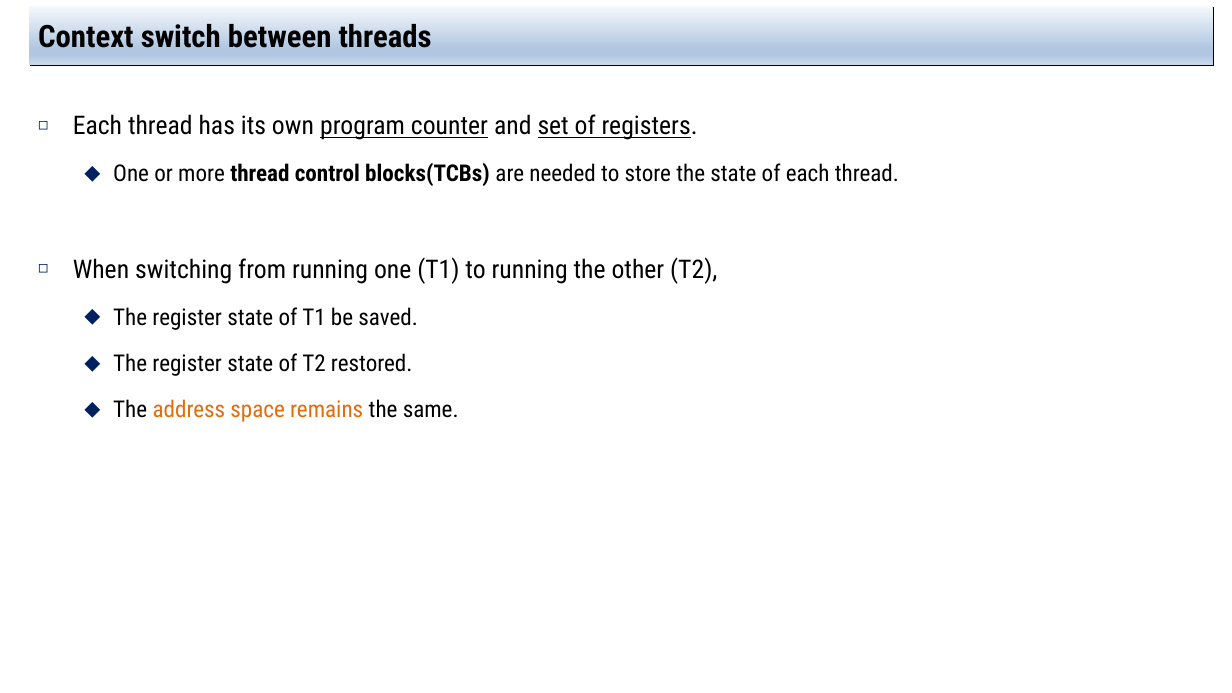
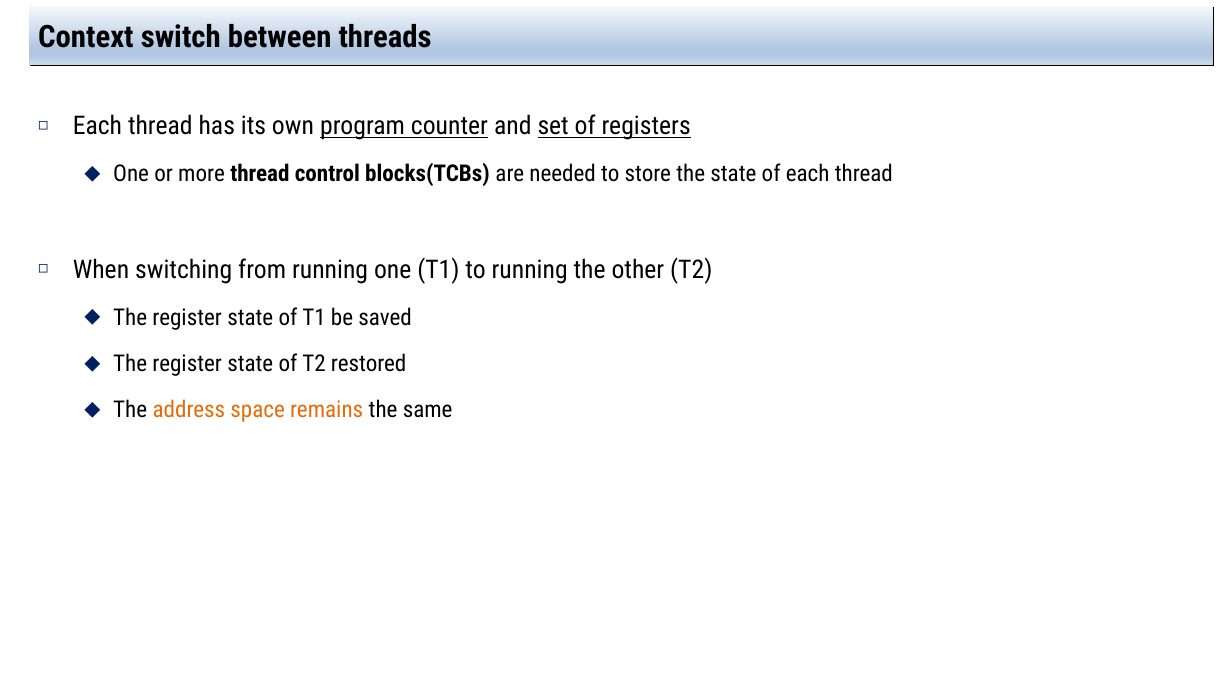
Before and after one commit to jachermocilla/extra-course-materials, a slide deck: slide 6 of cmsc125/ostep/slides/02.Concurrency/26.Concurrency_An_Introduction.pptx. Drawn at 1232x693 pixels with LibreOffice and Linux fonts; fonts in the diff are those of the drawing. Boxes give left, top, right and bottom in pixels: in the first picture for what was removed or moved away, otherwise in the second. Text is boxed around its words. In the diff, an @@ line names an element or a change of style, - is before the commit and + after.

```diff
--- a/cmsc125/ostep/slides/02.Concurrency/26.Concurrency_An_Introduction.pptx
+++ b/cmsc125/ostep/slides/02.Concurrency/26.Concurrency_An_Introduction.pptx
@@ text at (x1=73, y1=114, x2=893, y2=422): text changed @@
-◻ Each thread has its own program counter and set of registers.
-  ⬥ One or more thread control blocks(TCBs) are needed to store the state of each thread.
-◻ When switching from running one (T1) to running the other (T2),
-  ⬥ The register state of T1 be saved.
-  ⬥ The register state of T2 restored.
-  ⬥ The address space remains the same.
+◻ Each thread has its own program counter and set of registers
+  ⬥ One or more thread control blocks(TCBs) are needed to store the state of each thread
+◻ When switching from running one (T1) to running the other (T2)
+  ⬥ The register state of T1 be saved
+  ⬥ The register state of T2 restored
+  ⬥ The address space remains the same
```
Also in this commit, not shown: 5 other slides changed, 9 slides added, 3 other files.
